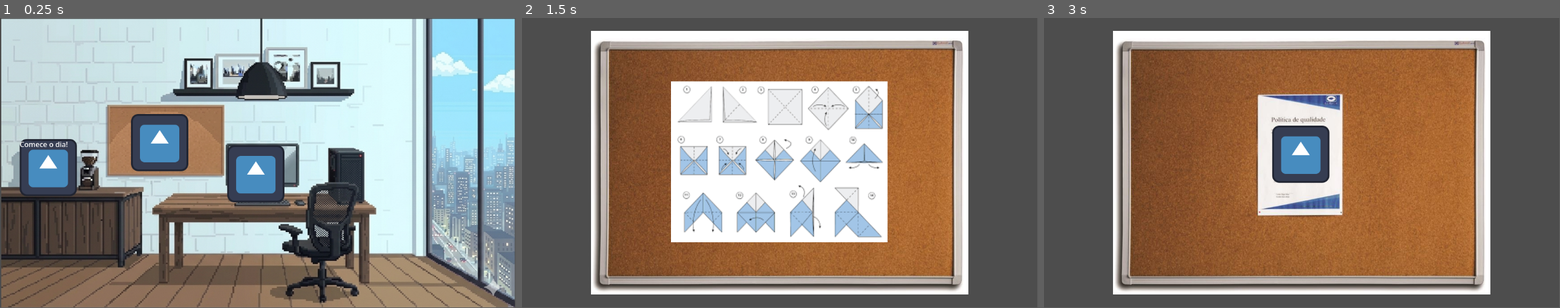
Above: before the commit, frames 1-3 (left to right).
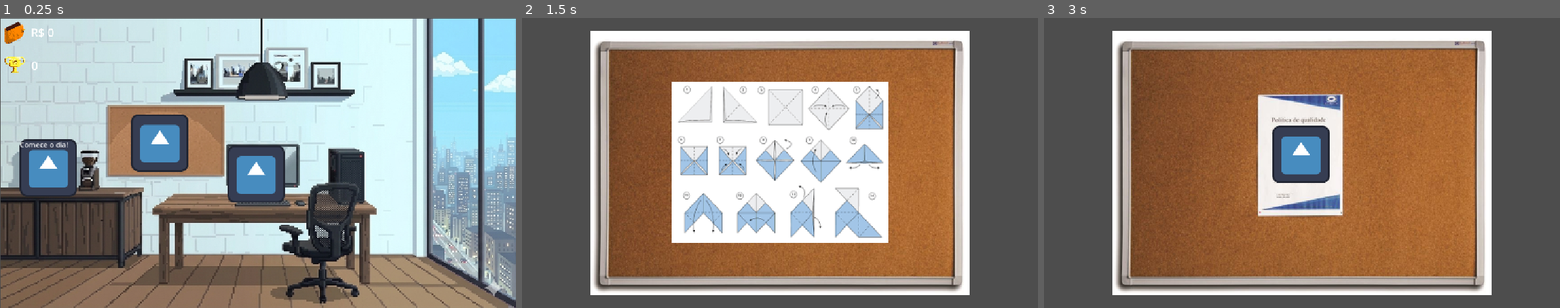
Above: after the commit, the same moments.

Repository: LucasSaab/Netetive
Game: Godot game, scene res://Scenes/Escritorio.tscn
Two runs of this game, one before a commit and one after it. Both use one fixed random seed, a clock stepped at 60 frames per second and the inputs below. The engine's default icon, where the game draws it, is replaced by a stand-in: a white triangle on a blue panel in a dark square.
Inputs (mouse positions are in pixels of both pictures, inside the frame that each line leads up to):
- Up to frame 1 (0.25 s): no input
- Up to frame 2 (1.5 s): click (681, 142) at 0.5 s; click (780, 154) at 1.25 s
- Up to frame 3 (3 s): tap Enter (ui_accept) at 2, 2.27, 2.75 s; move the mouse to (1415, 148) at 2.02 s; hold Right mouse button (clique_direito) 2.03-2.78 s; click (1415, 148) at 2.17 s; move the mouse to (1198, 177) at 2.77 s; right-click (1198, 177) at 2.85 s; click (1198, 177) at 2.92 s
The window is 799x449 before the commit and 800x450 after it. Grey fills any space a smaller window leaves; there, only what the larger window draws over its background counts as a difference.

The runs differ from the first frame. In frame 1, 7.4% of the frame differs, in the area x 0-100%, y 0-100%; in frame 2, 4.7%; in frame 3, 3.3%.

Commit message:
Pull manual com branches

Diff:
--- a/Scenes/Escritorio.tscn
+++ b/Scenes/Escritorio.tscn
@@ -7,6 +7,7 @@
 [ext_resource type="Script" uid="uid://d6yc02g756hu" path="res://Scripts/Escritorio/btn_upgrades.gd" id="5_8lfxk"]
 [ext_resource type="Theme" uid="uid://btb15t1ftymvc" path="res://Temas/12.tres" id="6_843fw"]
 [ext_resource type="Script" uid="uid://beq28d5oppbo5" path="res://Scripts/Escritorio/painelupgrades.gd" id="6_agita"]
+[ext_resource type="PackedScene" uid="uid://ddgrpiijkvrc7" path="res://Scenes/Scores.tscn" id="8_843fw"]
 
 [sub_resource type="StyleBoxFlat" id="StyleBoxFlat_agita"]
 draw_center = false
@@ -100,6 +101,8 @@
 offset_bottom = 566.0
 text = "Voltar"
 
+[node name="Score" parent="." unique_id=1420922170 instance=ExtResource("8_843fw")]
+
 [connection signal="pressed" from="Quadro_avisos" to="Quadro_avisos" method="_on_pressed"]
 [connection signal="pressed" from="Cafeteira" to="Cafeteira" method="_on_pressed"]
 [connection signal="pressed" from="BtnUpgrades" to="BtnUpgrades" method="_on_pressed"]
--- /dev/null
+++ b/Scenes/Scores.tscn
@@ -0,0 +1,60 @@
+[gd_scene format=3 uid="uid://ddgrpiijkvrc7"]
+
+[ext_resource type="Script" uid="uid://cfgs358chu1yk" path="res://Scripts/Escritorio/hud_manager.gd" id="1_3l0ju"]
+[ext_resource type="Texture2D" uid="uid://cv0mphhh0cr5a" path="res://Sprites/score_system/carteira_de_dinheiro1.png" id="2_ea74h"]
+[ext_resource type="Script" uid="uid://b3xjd5roflf6w" path="res://Scripts/Escritorio/icone_dinheiro.gd" id="3_658l8"]
+[ext_resource type="Texture2D" uid="uid://unx0w4ahvgkm" path="res://Sprites/score_system/carteira_de_dinheiro2.png" id="4_qu1xn"]
+[ext_resource type="Texture2D" uid="uid://c0ijjtgf1khp0" path="res://Sprites/score_system/trofeu_de_fama.png" id="5_q2nyd"]
+
+[node name="Score" type="Node2D" unique_id=1420922170]
+
+[node name="HUD" type="CanvasLayer" parent="." unique_id=1381383213]
+script = ExtResource("1_3l0ju")
+
+[node name="control" type="Control" parent="HUD" unique_id=241860645]
+layout_mode = 3
+anchors_preset = 0
+offset_right = 40.0
+offset_bottom = 40.0
+
+[node name="container_dinheiro" type="HBoxContainer" parent="HUD/control" unique_id=1660821792]
+layout_mode = 0
+offset_right = 128.0
+offset_bottom = 128.0
+scale = Vector2(0.5, 0.5)
+
+[node name="icone_dinheiro" type="TextureRect" parent="HUD/control/container_dinheiro" unique_id=1097318280 node_paths=PackedStringArray("icone_dinheiro")]
+layout_mode = 2
+texture = ExtResource("2_ea74h")
+script = ExtResource("3_658l8")
+carteira_de_dinheiro_1 = ExtResource("2_ea74h")
+carteira_de_dinheiro_2 = ExtResource("4_qu1xn")
+icone_dinheiro = NodePath(".")
+
+[node name="contador_dinheiro" type="Label" parent="HUD/control/container_dinheiro/icone_dinheiro" unique_id=1153904789]
+layout_mode = 0
+offset_left = 138.0
+offset_top = 30.0
+offset_right = 139.0
+offset_bottom = 99.0
+theme_override_font_sizes/font_size = 50
+
+[node name="container_fama" type="HBoxContainer" parent="HUD/control" unique_id=423851117]
+layout_mode = 0
+offset_left = 1.0
+offset_top = 74.0
+offset_right = 129.0
+offset_bottom = 202.0
+scale = Vector2(0.5, 0.5)
+
+[node name="icone_fama" type="TextureRect" parent="HUD/control/container_fama" unique_id=162362283]
+layout_mode = 2
+texture = ExtResource("5_q2nyd")
+
+[node name="contador_fama" type="Label" parent="HUD/control/container_fama/icone_fama" unique_id=761808397]
+layout_mode = 0
+offset_left = 138.0
+offset_top = 30.0
+offset_right = 139.0
+offset_bottom = 99.0
+theme_override_font_sizes/font_size = 50
--- a/Scenes/Tela.tscn
+++ b/Scenes/Tela.tscn
@@ -13,7 +13,8 @@
 script = ExtResource("1_2ep5m")
 
 [node name="Sprite2D" type="Sprite2D" parent="." unique_id=1015529222]
-position = Vector2(555, 329)
+position = Vector2(576.00006, 399)
+scale = Vector2(1.3500001, 1.2562499)
 texture = ExtResource("1_2m0fk")
 metadata/_edit_lock_ = true
 
@@ -51,10 +52,10 @@
 [node name="CanvasLayer" type="CanvasLayer" parent="." unique_id=1449463919]
 
 [node name="BtnAbrirLivro" type="TextureButton" parent="CanvasLayer" unique_id=1109468233]
-offset_left = 972.0
-offset_top = 554.0
-offset_right = 1100.0
-offset_bottom = 682.0
+offset_left = 1017.0
+offset_top = 519.0
+offset_right = 1145.0
+offset_bottom = 647.0
 texture_normal = ExtResource("14_fgk2u")
 script = ExtResource("15_3mv3w")
 cena_livro = ExtResource("14_syxfj")
--- /dev/null
+++ b/Scripts/Escritorio/hud_manager.gd
@@ -0,0 +1,46 @@
+# hud_manager.gd
+extends Node
+
+@onready var contador_dinheiro: Label = $control/container_dinheiro/icone_dinheiro/contador_dinheiro
+@onready var contador_fama: Label = $control/container_fama/icone_fama/contador_fama
+
+# DadosJogo (Autoload) não emite sinal quando dinheiro_jogador/fama_jogador
+# mudam — o crédito só acontece uma vez, no fim do expediente, dentro de
+# RelatorioDia.montar_relatorio(). Por isso o HUD lê os valores por
+# polling em _process(), em vez de escutar Global.altered_money/fame_received
+# como na versão antiga.
+var _ultimo_dinheiro: int = -1
+var _ultima_fama: int = -1
+
+
+func _ready() -> void:
+	if contador_dinheiro == null:
+		push_warning("HudManager: nó 'contador_dinheiro' não encontrado — confira a estrutura da cena.")
+	if contador_fama == null:
+		push_warning("HudManager: nó 'contador_fama' não encontrado — confira a estrutura da cena.")
+
+	_atualizar_se_mudou()
+
+
+func _process(_delta: float) -> void:
+	_atualizar_se_mudou()
+
+
+func _atualizar_se_mudou() -> void:
+	if DadosJogo.dinheiro_jogador != _ultimo_dinheiro:
+		_ultimo_dinheiro = DadosJogo.dinheiro_jogador
+		atualizar_dinheiro(_ultimo_dinheiro)
+
+	if DadosJogo.fama_jogador != _ultima_fama:
+		_ultima_fama = DadosJogo.fama_jogador
+		atualizar_fama(_ultima_fama)
+
+
+func atualizar_fama(nova_fama: int) -> void:
+	if contador_fama != null:
+		contador_fama.text = str(nova_fama)
+
+
+func atualizar_dinheiro(novo_dinheiro: int) -> void:
+	if contador_dinheiro != null:
+		contador_dinheiro.text = "R$ %d" % novo_dinheiro
--- /dev/null
+++ b/Scripts/Escritorio/icone_dinheiro.gd
@@ -0,0 +1,29 @@
+# icone_dinheiro.gd
+extends TextureRect
+
+@export var carteira_de_dinheiro_1: CompressedTexture2D
+@export var carteira_de_dinheiro_2: CompressedTexture2D
+@export var icone_dinheiro: TextureRect
+
+var _ultimo_dinheiro: int = -1
+
+
+func _ready() -> void:
+	atualizar_aparencia()
+
+
+func _process(_delta: float) -> void:
+	if DadosJogo.dinheiro_jogador != _ultimo_dinheiro:
+		_ultimo_dinheiro = DadosJogo.dinheiro_jogador
+		atualizar_aparencia()
+
+
+func atualizar_aparencia() -> void:
+	if icone_dinheiro == null:
+		push_warning("IconeDinheiro: icone_dinheiro não atribuído no Inspetor.")
+		return
+
+	if DadosJogo.dinheiro_jogador > 0:
+		icone_dinheiro.texture = carteira_de_dinheiro_2
+	else:
+		icone_dinheiro.texture = carteira_de_dinheiro_1
--- a/Scripts/banco_de_trabalhos.gd
+++ b/Scripts/banco_de_trabalhos.gd
@@ -17,7 +17,9 @@
 
 static func criar_todos() -> Array[TrabalhoInspecao]:
 	return [
-		_criar_trabalho_cavalo_de_troia(),
+		_criar_trabalho_site_malicioso(),
+		_criar_trabalho_remover_ransomware(),
+		_criar_trabalho_ransomware(),
 	]
 
 
@@ -25,7 +27,7 @@
 # TODO: trocar "imagem_site" por preload da arte real quando estiver pronta.
 # TODO: ajustar quadrante/altura_real conforme a arte final do site.
 # ---------------------------------------------------------------------
-static func _criar_trabalho_cavalo_de_troia() -> TrabalhoInspecao:
+static func _criar_trabalho_site_malicioso() -> TrabalhoInspecao:
 	var trabalho := TrabalhoInspecao.new()
 	trabalho.titulo = "Site duvidoso"
 	trabalho.descricao = "Cliente pediu para invesstigar o site."
@@ -42,3 +44,40 @@
 
 	trabalho.alvos = [suspeito]
 	return trabalho
+
+static func _criar_trabalho_remover_ransomware() -> TrabalhoInspecao:
+	var trabalho := TrabalhoInspecao.new()
+	trabalho.titulo = "Alerta estranho"
+	trabalho.descricao = "O usuário recebeu um alerta assustador de vírus no navegador e quase baixou uma 'ferramenta de segurança'."
+	trabalho.recompensa_base = 150
+	trabalho.imagem_site = preload("res://Sprites/tela_trabalho_scareware.png")
+	trabalho.linhas_grid = 5
+
+	var suspeito := AlvoInspecao.new()
+	suspeito.tipo = AlvoInspecao.Tipo.SUSPEITO
+	suspeito.quadrante = 10        # linha 3, coluna 1
+	suspeito.altura_real = 60.0
+	suspeito.capitulo_relacionado = 5  # Scareware
+	suspeito.dica = "Aquele botão verde 'mais popular' promete resolver tudo rápido demais — sites legítimos de segurança não empurram um único download com tanta pressa e destaque."
+
+
+	trabalho.alvos = [suspeito]
+	return trabalho
+
+static func _criar_trabalho_ransomware() -> TrabalhoInspecao:
+	var trabalho := TrabalhoInspecao.new()
+	trabalho.titulo = "Remover Ransomware"
+	trabalho.descricao = "Os arquivos do usuário foram criptografados e uma nota de resgate apareceu na tela, exigindo pagamento em Bitcoin."
+	trabalho.recompensa_base = 200
+	trabalho.imagem_site = preload("res://Sprites/tela_trabalho_ramsonware.png")
+	trabalho.linhas_grid = 5
+
+	var suspeito := AlvoInspecao.new()
+	suspeito.tipo = AlvoInspecao.Tipo.SUSPEITO
+	suspeito.quadrante = 10       # linha 3, coluna 1 (centro) — botão "COMO PAGAR"
+	suspeito.altura_real = 270.0  # cobre o bloco do resgate inteiro — calibrar
+	suspeito.capitulo_relacionado = 3  # Ransomware
+	suspeito.dica = "Pagar o resgate não garante que você vai recuperar os arquivos — e só financia o próximo ataque. A defesa de verdade é ter backup feito antes disso acontecer."
+
+	trabalho.alvos = [suspeito]
+	return trabalho
--- a/Scripts/conteudo_livro.gd
+++ b/Scripts/conteudo_livro.gd
@@ -29,9 +29,9 @@
 		"solucao": "Como agir: Encerra o contato imediatamente sem fornecer nenhuma informação. Anota o número ou canal usado …(211 unchanged characters)…
 	},
 	{
-		"titulo": "Capítulo 6 — Senha Fraca",
-		"descricao": "'123456' não é senha, é tapete de boas-vindas pra invasor. Uma senha decente tem mais de 12 caracteres, mistura letras maiúsculas, minúsculas, números e símbolos. E não usa seu nome, data de nascimento ou 'senha123'. Ah, e cada site precisa de uma senha diferente — se um vazar, os outros ficam protegidos.",
-		"solucao": "Como agir: Troca agora. Usa um gerenciador de senhas — programas como Bitwarden ou KeePass criam e guardam senhas fortes pra você, sem precisar memorizar. Ativa autenticação em dois fatores em todos os serviços que permitirem. Revisa suas senhas antigas pelo menos uma vez por ano."
+	"titulo": "Capítulo 6 — Scareware",
+	"descricao": "Sabe aquela tela que aparece do nada dizendo que seu computador está infectado, com um contador regressivo e uma lista enorme de 'ameaças detectadas'? Isso é scareware — um site ou pop-up falso que finge ser um antivírus pra te assustar e fazer você clicar em 'baixar' rápido demais, sem pensar. O visual é sempre exagerado: alertas em vermelho, ícones piscando, sirene de urgência. O objetivo não é te proteger, é te apressar.",
+	"solucao": "Como agir:- Nenhum navegador ou sistema operacional detecta vírus sozinho — se o alerta veio de uma aba do navegador, é falso.\n- Desconfie de qualquer coisa com contador regressivo pedindo pra você agir 'antes que seja tarde'.\n- Nunca baixe a 'ferramenta de remoção' oferecida na própria tela do alerta — feche a aba ou o navegador inteiro.\n- Rode um antivírus de verdade, já instalado, separadamente — nunca o que a tela suspeita está recomendando."
 	},
 	{
 		"titulo": "Capítulo 7 — Wi-Fi Público",
--- a/project.godot
+++ b/project.godot
@@ -19,6 +19,10 @@
 
 DadosJogo="*uid://brob8m6d6jb5d"
 
+[display]
+
+window/stretch/mode="canvas_items"
+
 [input]
 
 clique_direito={
Binary file added: Sprites/score_system/carteira_de_dinheiro1.png
Not shown, added: Sprites/score_system/carteira_de_dinheiro1.png.import
Binary file added: Sprites/score_system/carteira_de_dinheiro2.png
Not shown, added: Sprites/score_system/carteira_de_dinheiro2.png.import
Binary file added: Sprites/score_system/trofeu_de_fama.ase
Binary file added: Sprites/score_system/trofeu_de_fama.png
Not shown, added: Sprites/score_system/trofeu_de_fama.png.import
Binary file added: Sprites/tela_trabalho_ramsonware.png
Not shown, added: Sprites/tela_trabalho_ramsonware.png.import
Binary file added: Sprites/tela_trabalho_scareware.png
Not shown, added: Sprites/tela_trabalho_scareware.png.import
